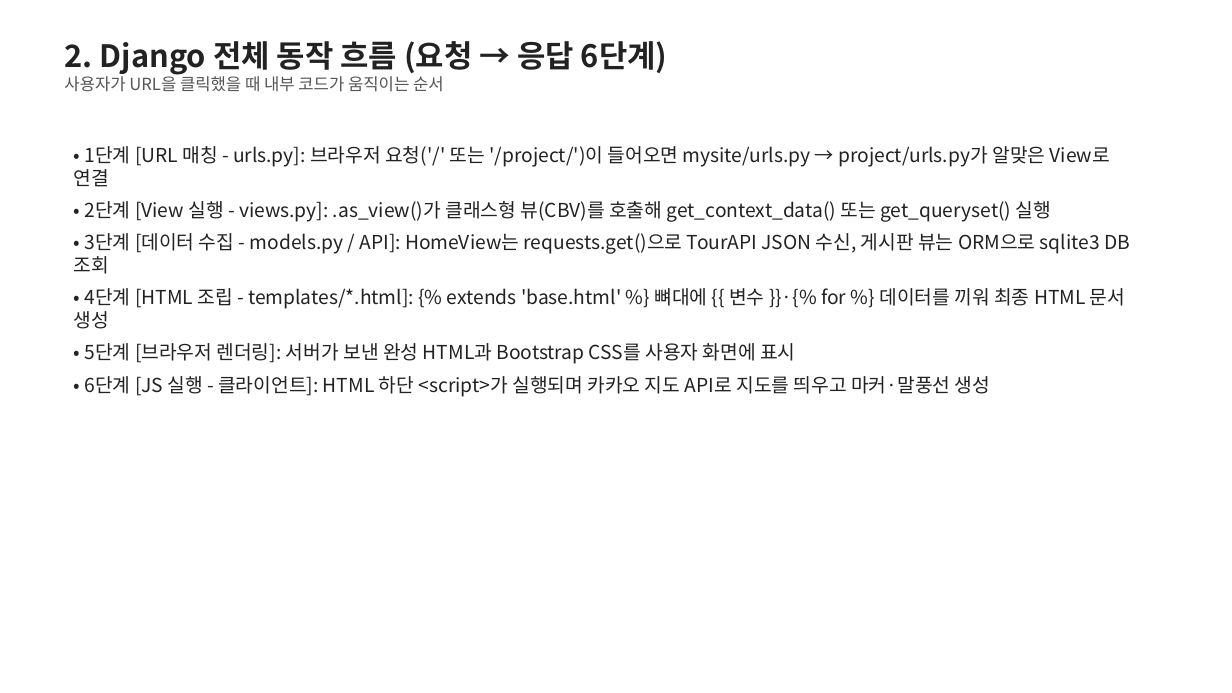
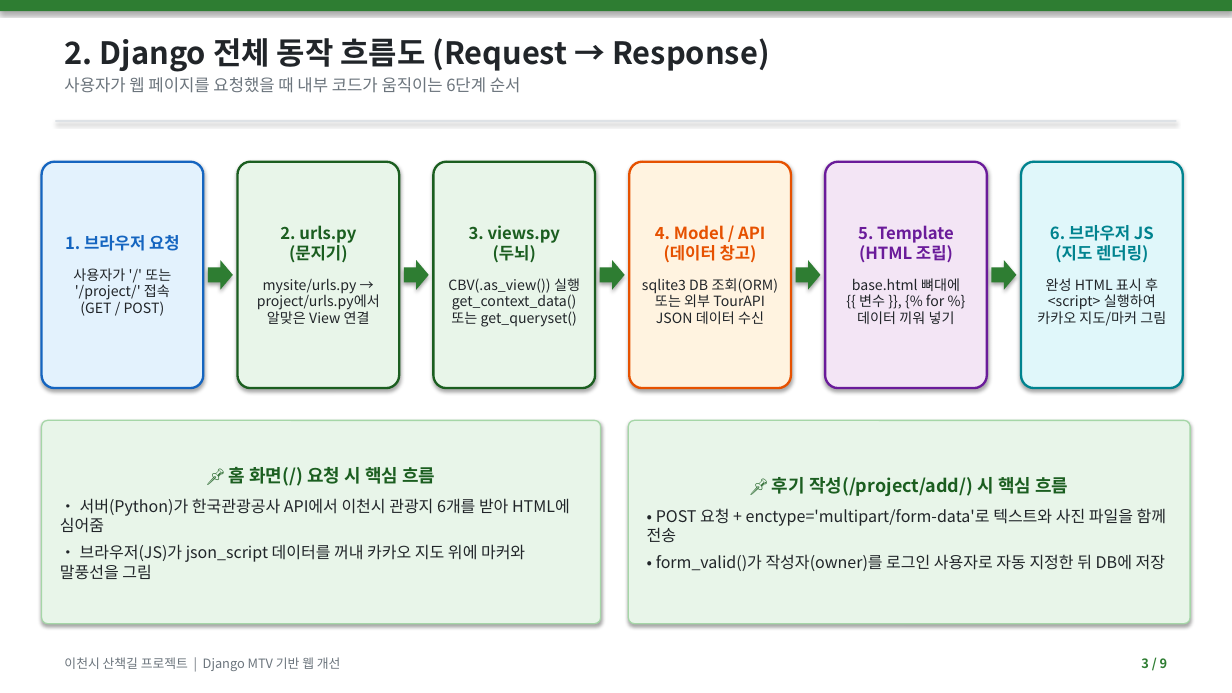
Before and after one commit to bae-hyung-jin/Django, a slide deck: slide 3 of 이천시_산책길_프로젝트_발표.pptx. Drawn at 1232x693 pixels with LibreOffice and Linux fonts; fonts in the diff are those of the drawing. Boxes give left, top, right and bottom in pixels: in the first picture for what was removed or moved away, otherwise in the second. Text is boxed around its words. In the diff, an @@ line names an element or a change of style, - is before the commit and + after.

Commit message:
API 키 + 작성한 글 + 사진 한번에

```diff
--- a/이천시_산책길_프로젝트_발표.pptx
+++ b/이천시_산책길_프로젝트_발표.pptx
@@ rectangle added at (x1=0, y1=0, x2=1232, y2=11), fill #2E7D32 @@
@@ text at (x1=64, y1=38, x2=770, y2=93): text changed; text colour #222222 to #212529 @@
-2. Django 전체 동작 흐름 (요청 → 응답 6단계)
-사용자가 URL을 클릭했을 때 내부 코드가 움직이는 순서
+2. Django 전체 동작 흐름도 (Request → Response)
+사용자가 웹 페이지를 요청했을 때 내부 코드가 움직이는 6단계 순서
@@ rectangle added at (x1=55, y1=120, x2=1177, y2=122), fill #DEE2E6 @@
@@ text removed at (x1=74, y1=146, x2=1130, y2=397) @@
-• 1단계 [URL 매칭 - urls.py]: 브라우저 요청('/' 또는 '/project/')이 들어오면 mysite/urls.py → project/urls.py가 알맞은 View로 연결
-• 2단계 [View 실행 - views.py]: .as_view()가 클래스형 뷰(CBV)를 호출해 get_context_data() 또는 get_queryset() 실행
-• 3단계 [데이터 수집 - models.py / API]: HomeView는 requests.get()으로 TourAPI JSON 수신, 게시판 뷰는 ORM으로 sqlite3 DB 조회
-• 4단계 [HTML 조립 - templates/*.html]: {% extends 'base.html' %} 뼈대에 {{ 변수 }}·{% for %} 데이터를 끼워 최종 HTML 문서 생성
-• 5단계 [브라우저 렌더링]: 서버가 보낸 완성 HTML과 Bootstrap CSS를 사용자 화면에 표시
-• 6단계 [JS 실행 - 클라이언트]: HTML 하단 <script>가 실행되며 카카오 지도 API로 지도를 띄우고 마커·말풍선 생성
@@ rounded rectangle added at (x1=42, y1=162, x2=203, y2=388), fill #E3F2FD, outline #1565C0 1.8 pt, 11 pt, text #212529 @@
+1. 브라우저 요청
+사용자가 '/' 또는
+'/project/' 접속
+(GET / POST)
@@ rounded rectangle added at (x1=238, y1=162, x2=399, y2=388), fill #E8F5E9, outline #1B5E20 1.8 pt, 11 pt, text #212529 @@
+2. urls.py
+(문지기)
+mysite/urls.py →
+project/urls.py에서
+알맞은 View 연결
@@ rounded rectangle added at (x1=433, y1=162, x2=595, y2=388), fill #E8F5E9, outline #1B5E20 1.8 pt, 11 pt, text #212529 @@
+3. views.py
+(두뇌)
+CBV(.as_view()) 실행
+get_context_data()
+또는 get_queryset()
@@ rounded rectangle added at (x1=629, y1=162, x2=791, y2=388), fill #FFF3E0, outline #E65100 1.8 pt, 11 pt, text #212529 @@
+4. Model / API
+(데이터 창고)
+sqlite3 DB 조회(ORM)
+또는 외부 TourAPI
+JSON 데이터 수신
@@ rounded rectangle added at (x1=825, y1=162, x2=987, y2=388), fill #F3E5F5, outline #6A1B9A 1.8 pt, 11 pt, text #212529 @@
+5. Template
+(HTML 조립)
+base.html 뼈대에
+{{ 변수 }}, {% for %}
+데이터 끼워 넣기
@@ rounded rectangle added at (x1=1021, y1=162, x2=1183, y2=388), fill #E0F7FA, outline #00838F 1.8 pt, 11 pt, text #212529 @@
+6. 브라우저 JS
+(지도 렌더링)
+완성 HTML 표시 후
+<script> 실행하여
+카카오 지도/마커 그림
@@ right arrow added at (x1=208, y1=260, x2=233, y2=289), fill #2E7D32 @@
@@ right arrow added at (x1=404, y1=260, x2=429, y2=289), fill #2E7D32 @@
@@ right arrow added at (x1=600, y1=260, x2=625, y2=289), fill #2E7D32 @@
@@ right arrow added at (x1=796, y1=260, x2=821, y2=289), fill #2E7D32 @@
@@ right arrow added at (x1=992, y1=260, x2=1017, y2=289), fill #2E7D32 @@
@@ rounded rectangle added at (x1=42, y1=421, x2=601, y2=624), fill #E8F5E9, outline #A5D6A7 1 pt, 12.5 pt, text #212529 @@
+📌 홈 화면(/) 요청 시 핵심 흐름
+• 서버(Python)가 한국관광공사 API에서 이천시 관광지 6개를 받아 HTML에 심어줌
+• 브라우저(JS)가 json_script 데이터를 꺼내 카카오 지도 위에 마커와 말풍선을 그림
@@ rounded rectangle added at (x1=628, y1=421, x2=1190, y2=624), fill #E8F5E9, outline #A5D6A7 1 pt, 12.5 pt, text #212529 @@
+📌 후기 작성(/project/add/) 시 핵심 흐름
+• POST 요청 + enctype='multipart/form-data'로 텍스트와 사진 파일을 함께 전송
+• form_valid()가 작성자(owner)를 로그인 사용자로 자동 지정한 뒤 DB에 저장
@@ text added at (x1=64, y1=657, x2=341, y2=671), 10 pt, text #6C757D @@
+이천시 산책길 프로젝트 | Django MTV 기반 웹 개선
@@ text added at (x1=1141, y1=658, x2=1168, y2=668), 10 pt, text #2E7D32, bold @@
+3 / 9
```
Also in this commit, not shown: 8 other slides changed, 4 other files.
